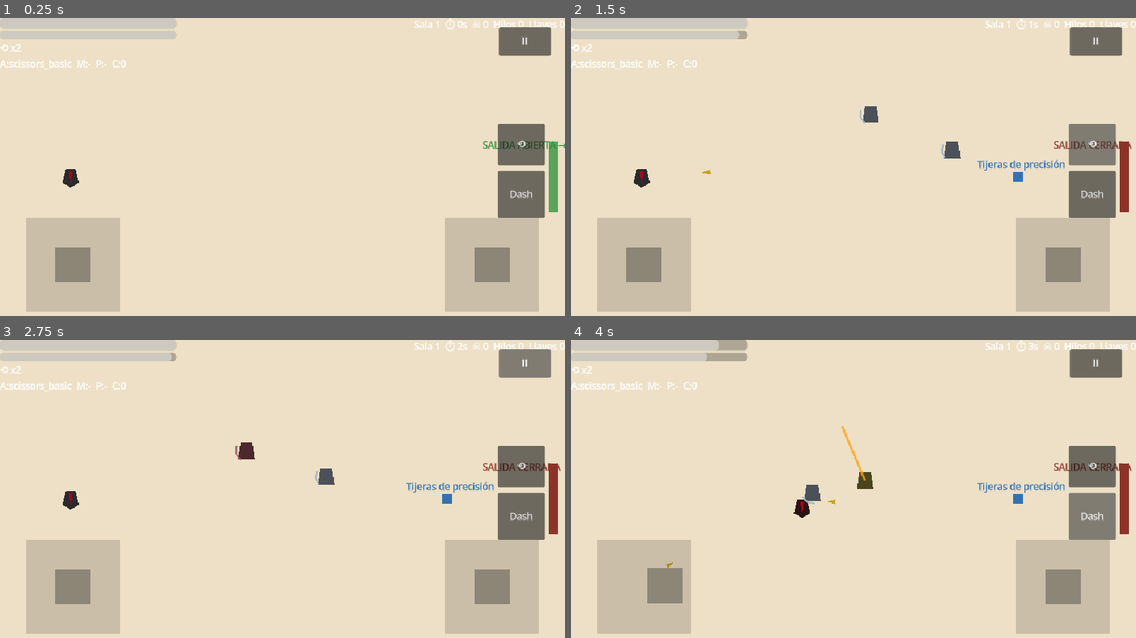
Above: before the commit, frames 1-4 (two rows, left to right).
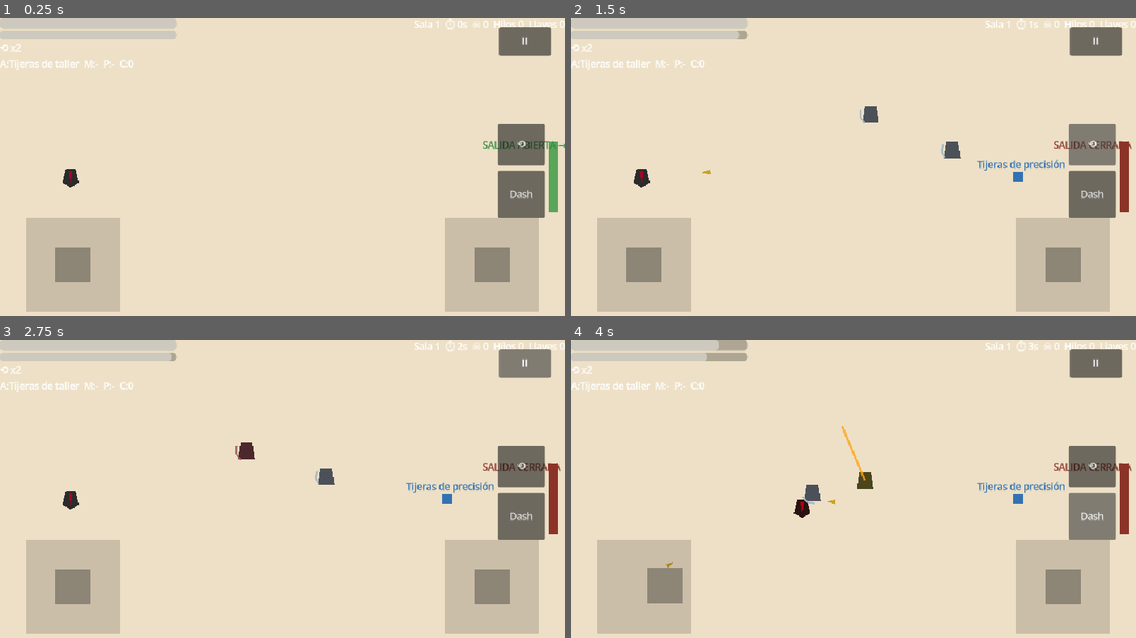
Above: after the commit, the same moments.

Repository: alex0593/Cuerda_y_Tijeras
Game: Godot game, scene res://gameplay/main/game.tscn
Two runs of this game, one before a commit and one after it. Both use one fixed random seed, a clock stepped at 60 frames per second and the inputs below.
Inputs (mouse positions are in pixels of both pictures, inside the frame that each line leads up to):
- Up to frame 1 (0.25 s): no input
- Up to frame 2 (1.5 s): click "Dash" at 0.5 s; click "⟲" at 1.25 s
- Up to frame 3 (2.75 s): click "Ⅱ" at 2 s
- Up to frame 4 (4 s): move the mouse to (977, 483) at 2.77 s; hold D (move_right) 2.78-3.5 s; tap Space (dash) at 2.85 s; click (977, 483) at 2.92 s; drag from (740, 515) to (1102, 497) at 3.52 s

The runs differ from the first frame. In frame 1, 0.2% of the frame differs, in the area x 1-24%, y 13-18%; in frame 2, 0.2%; in frame 3, 0.2%; in frame 4, 0.2%.

Commit message:
H2: validate runtime content, slots and synergy effects

Diff:
--- a/content/items.json
+++ b/content/items.json
@@ -10,7 +10,7 @@
     "taut_thread": {"name": "Hilo tensado", "description": "El impacto ata brevemente a enemigos pequeños.", "slot": "amulet", "rarity": "común", "tags": ["thread"], "restriction": "none", "effect": "thread_bind", "max_charges": 1, "tension_cost": 1, "bind_time": 0.8},
     "screws_cork": {"name": "Tornillos y corcho", "description": "Los cortes rebotan una vez en las paredes.", "slot": "mechanism", "rarity": "común", "tags": ["bounce"], "restriction": "none", "effect": "wall_bounce", "max_charges": 1, "tension_cost": 0, "bounces": 1},
     "toy_glue": {"name": "Pegamento de juguete", "description": "Fija cortes y les permite atrapar enemigos.", "slot": "amulet", "rarity": "común", "tags": ["glue"], "restriction": "none", "effect": "sticky_trap", "max_charges": 1, "tension_cost": 0, "stick_time": 3.0},
-    "repair_coil": {"name": "Bobina de reparación", "description": "Consumible que recupera un segmento de vida.", "slot": "consumable", "rarity": "común", "tags": ["heal"], "restriction": "full_life", "effect": "heal_segment", "max_charges": 1, "charges": 1, "tension_cost": 0, "heal": 1.0}
+    "repair_coil": {"name": "Bobina de reparación", "description": "Consumible que recupera un segmento de vida.", "slot": "consumable", "rarity": "común", "tags": ["heal"], "restriction": "full_life", "effect": "heal_segment", "max_charges": 2, "charges": 2, "tension_cost": 0, "heal": 1.0}
   },
   "synergies": {
     "impulse_scissors": {"needs": ["scissors_precision", "spring_jumper"], "name": "Tijeras de impulso", "effect": "dash_attack_wave"},
--- a/core/game_state.gd
+++ b/core/game_state.gd
@@ -17,7 +17,7 @@
 const REWIND_RECHARGE_TIME := 11.0
 const REWIND_DURATION := 1.75
 const LIFE_MAX := 3.0
-const SLOT_CAPACITY := {"weapon": 1, "mechanism": 1, "amulet": 1, "consumable": 4}
+const SLOT_CAPACITY := {"weapon": 1, "mechanism": 2, "amulet": 2, "consumable": 4}
 
 var tension := TENSION_MAX
 var life := LIFE_MAX
--- a/core/room_generator.gd
+++ b/core/room_generator.gd
@@ -55,7 +55,7 @@
 	while spent < budget and guard < 10:
 		guard += 1
 		var e: String = pool[rng.randi_range(0, pool.size() - 1)]
-		var cost: int = SynergyDB.get_enemy_cost(e)
+		var cost: int = _enemy_cost(e)
 		if spent + cost <= budget:
 			out.append(e)
 			spent += cost
@@ -63,10 +63,20 @@
 		out.append("tin_soldier")
 	return out
 
+func _content_db() -> Node:
+	var loop := Engine.get_main_loop()
+	if loop is SceneTree:
+		return (loop as SceneTree).root.get_node_or_null("SynergyDB")
+	return null
+
+func _enemy_cost(enemy_id: String) -> int:
+	var db := _content_db()
+	return db.get_enemy_cost(enemy_id) if db else 1
+
 func enemy_budget(room: Dictionary) -> int:
 	var total := 0
 	for enemy_id in (room.get("enemies", []) as Array):
-		total += SynergyDB.get_enemy_cost(String(enemy_id))
+		total += _enemy_cost(String(enemy_id))
 	return total
 
 func validate_room(room: Dictionary) -> Array[String]:
--- /dev/null
+++ b/tests/test_h2_effects.gd
@@ -0,0 +1,52 @@
+extends SceneTree
+
+# H2: efectos de objeto y sinergias en escenas reales.
+var failures: Array[String] = []
+
+func _init() -> void:
+	call_deferred("_run")
+
+func _check(condition: bool, message: String) -> void:
+	if not condition:
+		failures.append(message)
+
+func _run() -> void:
+	var state: Node = root.get_node_or_null("GameState")
+	_check(state != null, "GameState autoload no está disponible")
+	if state == null:
+		quit(1)
+		return
+	state.start_run(303)
+	state.add_item("scissors_precision")
+	state.add_item("spring_jumper")
+	state.add_item("music_box")
+	state.add_item("taut_thread")
+	_check("impulse_scissors" in state.synergies, "debe formarse tijeras de impulso")
+	_check("trapped_notes" in state.synergies, "debe formarse notas atrapadas")
+
+	var lela = load("res://gameplay/player/lela.tscn").instantiate()
+	root.add_child(lela)
+	await process_frame
+	await physics_frame
+	_check(get_nodes_in_group("music_note").size() == 1, "Caja de música debe crear una nota orbital")
+	lela._spawn_cut(Vector2.RIGHT, lela.global_position, 300.0, 5.0)
+	await process_frame
+	_check(get_nodes_in_group("projectile_player").size() >= 1, "_spawn_cut debe crear un proyectil")
+	lela._try_dash()
+	await create_timer(0.35).timeout
+	_check(get_nodes_in_group("projectile_player").size() >= 8, "tijeras de impulso deben crear una onda de dash")
+
+	state.end_run(false)
+	if is_instance_valid(lela):
+		lela.free()
+	for projectile in get_nodes_in_group("projectile_player"):
+		projectile.queue_free()
+	for note in get_nodes_in_group("music_note"):
+		note.queue_free()
+	if failures.is_empty():
+		print("H2_EFFECTS_OK: nota, ondas de dash y sinergias")
+		quit(0)
+	else:
+		for failure in failures:
+			push_error(failure)
+		quit(1)
--- /dev/null
+++ b/tests/test_h2_inventory.gd
@@ -0,0 +1,60 @@
+extends SceneTree
+
+# H2: contenido runtime, slots, restricciones, cargas y dependencias de sinergias.
+var failures: Array[String] = []
+
+func _init() -> void:
+	call_deferred("_run")
+
+func _check(condition: bool, message: String) -> void:
+	if not condition:
+		failures.append(message)
+
+func _run() -> void:
+	var state: Node = root.get_node_or_null("GameState")
+	var db: Node = root.get_node_or_null("SynergyDB")
+	_check(state != null, "GameState autoload no está disponible")
+	_check(db != null, "SynergyDB autoload no está disponible")
+	if state == null or db == null:
+		quit(1)
+		return
+	db.reload()
+	_check((db.validate_content() as Array).is_empty(), "el contenido runtime debe ser válido")
+	_check(db.items_data.size() == 10, "deben cargarse 10 objetos")
+	_check(db.synergies_data.size() == 7, "deben cargarse 7 sinergias")
+	_check(db.enemies_data.size() == 3, "deben cargarse 3 enemigos")
+
+	state.start_run(2026)
+	_check((state.get_slot_items("weapon") as Array).has("scissors_basic"), "el arma inicial debe ocupar el slot weapon")
+	_check(state.add_item("scissors_precision"), "una nueva arma debe entrar en el slot")
+	_check(not (state.items as Array).has("scissors_basic"), "reemplazar arma debe retirar la anterior")
+	_check(state.add_item("spring_jumper"), "mecanismo debe ocupar su slot")
+	_check(state.add_item("iron_magnet"), "el segundo mecanismo provisional debe caber")
+	_check(state.add_item("taut_thread"), "amuleto debe ocupar su slot")
+	_check(state.add_item("music_box"), "el segundo amuleto provisional debe caber")
+	_check("trapped_notes" in state.synergies, "música + hilo deben formar notas atrapadas")
+
+	state.life = 2.0
+	_check(state.add_item("repair_coil"), "bobina debe ser consumible con vida incompleta")
+	_check(state.add_item("repair_coil"), "la bobina debe apilarse hasta max_charges")
+	_check(int(state.item_charges.get("repair_coil", 0)) == 2, "deben existir dos cargas")
+	_check(state.consume_item("repair_coil"), "consumir una carga debe funcionar")
+	_check(int(state.item_charges.get("repair_coil", 0)) == 1, "la carga restante debe conservarse")
+	_check(state.consume_item("repair_coil"), "la segunda carga debe consumirse")
+	_check(not (state.items as Array).has("repair_coil"), "al agotarse debe desaparecer el consumible")
+	state.life = state.LIFE_MAX
+	_check(not state.add_item("repair_coil"), "la restricción full_life debe bloquear el uso")
+
+	var impulse: Array = db.check_for_item(["scissors_precision"], "spring_jumper")
+	_check(impulse.has("impulse_scissors"), "tijeras + resorte deben formar tijeras de impulso")
+	var stitches: Array = db.check_for_item(["scissors_precision"], "taut_thread")
+	_check(stitches.has("living_stitches"), "tijeras + hilo deben formar puntadas vivas")
+
+	state.end_run(false)
+	if failures.is_empty():
+		print("H2_OK: runtime content, slots, restricciones, cargas y sinergias")
+		quit(0)
+	else:
+		for failure in failures:
+			push_error(failure)
+		quit(1)
--- a/ui/hud.gd
+++ b/ui/hud.gd
@@ -27,11 +27,22 @@
 	var amulet: Array = GameState.get_slot_items("amulet")
 	var consumable: Array = GameState.get_slot_items("consumable")
 	inventory_label.text = "A:%s  M:%s  P:%s  C:%d" % [
-		weapon[0] if not weapon.is_empty() else "-",
-		mechanism[0] if not mechanism.is_empty() else "-",
-		amulet[0] if not amulet.is_empty() else "-",
+		_format_items(weapon),
+		_format_items(mechanism),
+		_format_items(amulet),
 		GameState.get_slot_charges("consumable")
 	]
+
+func _format_items(items: Array) -> String:
+	if items.is_empty():
+		return "-"
+	var result := ""
+	for i in items.size():
+		if i > 0:
+			result += " / "
+		var item_id := String(items[i])
+		result += String(SynergyDB.get_item(item_id).get("name", item_id))
+	return result
 
 func _process(_delta: float) -> void:
 	info.text = "Sala %d  ⏱ %ds  ☠ %d  Hilos %d  Llaves %d" % [
Not shown, added: gameplay/projectiles/note.gd.uid
Not shown, added: tests/test_h2_effects.gd.uid
Not shown, added: tests/test_h2_inventory.gd.uid
Not shown, changed: ROADMAP.md
Not shown, changed: documentacion/02-mecanicas-y-bucle.md
Not shown, added: plantillas/bitacora-h2-2026-09-25.md
Not shown, added: plantillas/registro-de-decisiones-D-002-slots.md
